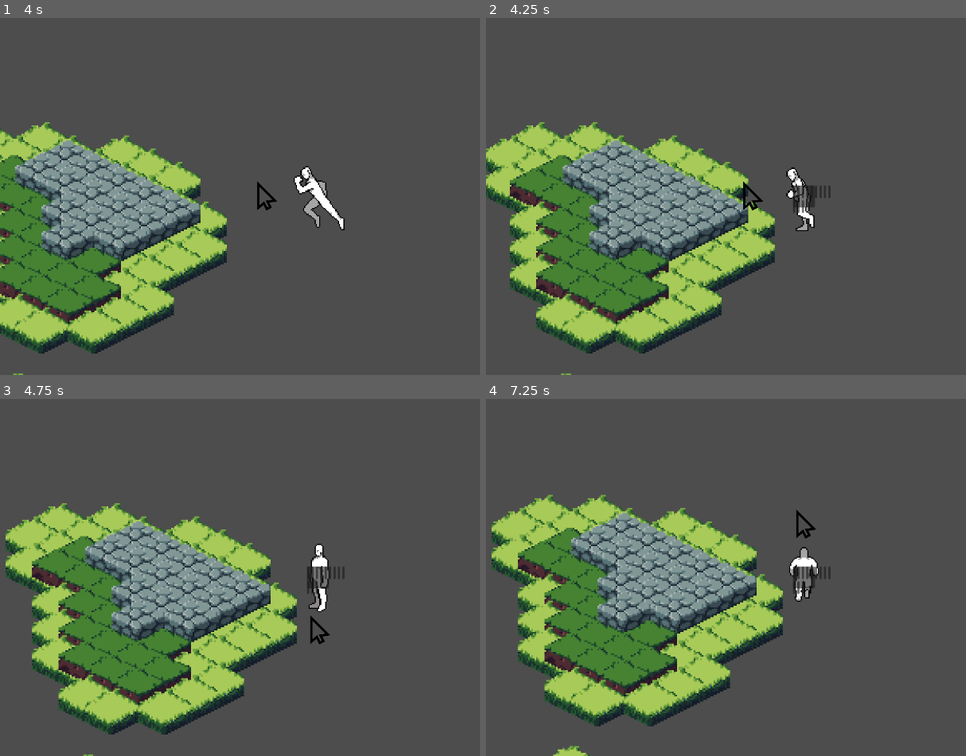
Above: before the commit, frames 1-4 (two rows, left to right).
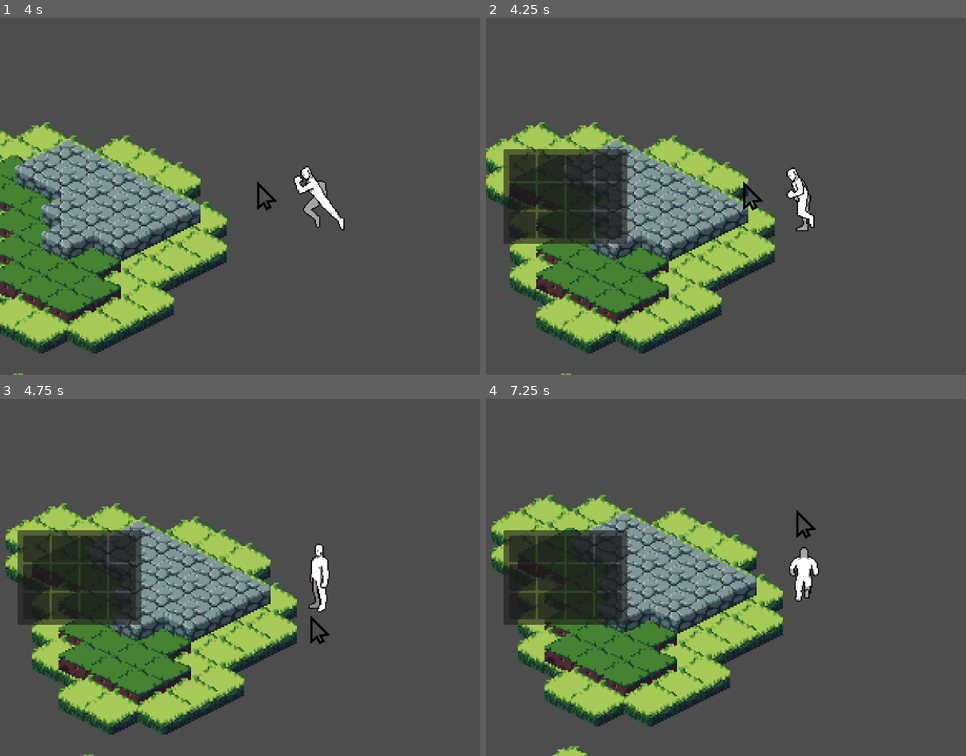
Above: after the commit, the same moments.

Repository: CheapSellsword/the-last-harvest-project
Game: Godot game, scene res://scenes/game/game.tscn
Two runs of this game, one before a commit and one after it. Both use one fixed random seed, a clock stepped at 60 frames per second and the inputs below.
Inputs (mouse positions are in pixels of both pictures, inside the frame that each line leads up to):
- Up to frame 1 (4 s): tap Enter (ui_accept) at 0.5, 0.77, 2, 3.5, 3.77 s; move the mouse to (456, 178) at 0.52 s; hold Right (ui_right) 0.53-1.25 s; click (456, 178) at 0.67 s; drag from (192, 214) to (288, 267) at 1.27 s; move the mouse to (384, 117) at 2.02 s; hold Right (ui_right) 2.03-2.75 s; click (384, 117) at 2.17 s; drag from (288, 267) to (129, 142) at 2.77 s; move the mouse to (outside the picture) at 3.52 s; hold Left (ui_left) from 3.53 s (still down); click (outside the picture) at 3.67 s
- Up to frame 2 (4.25 s): keep holding Left (ui_left); tap I (toggle_inventory) at 4.15 s
- Up to frame 3 (4.75 s): release Left (ui_left) at 4.25 s; drag from (129, 523) to (220, 488) at 4.27 s
- Up to frame 4 (7.25 s): tap Enter (ui_accept) at 5, 6.5, 6.77 s; move the mouse to (836, 577) at 5.02 s; hold Down (ui_down) 5.03-5.75 s; click (836, 577) at 5.17 s; drag from (706, 488) to (678, 595) at 5.77 s; move the mouse to (942, 559) at 6.52 s; hold Up (ui_up) from 6.53 s (still down); click (942, 559) at 6.67 s

Frame 1 is identical in both runs. In frame 2, 6.9% of the frame differs, in the area x 3-72%, y 36-64%; in frame 3, 6.9%; in frame 4, 6.9%.

Commit message:
fix inventory visuals

Diff:
--- a/scenes/ui/inventory_slot_view.tscn
+++ b/scenes/ui/inventory_slot_view.tscn
@@ -3,16 +3,17 @@
 [ext_resource type="Script" uid="uid://dp377ltilngum" path="res://scripts/view/ui/inventory_slot_view.gd" id="1_q2qw2"]
 
 [node name="InventorySlotView" type="PanelContainer"]
+custom_minimum_size = Vector2(48, 48)
 offset_right = 40.0
 offset_bottom = 40.0
 script = ExtResource("1_q2qw2")
 
 [node name="MarginContainer" type="MarginContainer" parent="."]
 layout_mode = 2
-theme_override_constants/margin_left = 2
-theme_override_constants/margin_top = 2
-theme_override_constants/margin_right = 2
-theme_override_constants/margin_bottom = 2
+theme_override_constants/margin_left = 4
+theme_override_constants/margin_top = 4
+theme_override_constants/margin_right = 4
+theme_override_constants/margin_bottom = 4
 
 [node name="IconTexture" type="TextureRect" parent="MarginContainer"]
 layout_mode = 2
--- a/scenes/ui/inventory_view.tscn
+++ b/scenes/ui/inventory_view.tscn
@@ -10,28 +10,28 @@
 anchor_bottom = 1.0
 grow_horizontal = 2
 grow_vertical = 2
+mouse_filter = 2
 script = ExtResource("1_a0dab")
 slot_scene = ExtResource("2_b4k3s")
 
-[node name="Panel" type="Panel" parent="."]
+[node name="Panel" type="PanelContainer" parent="."]
 layout_mode = 1
-anchors_preset = 8
-anchor_left = 0.5
+anchors_preset = 4
 anchor_top = 0.5
-anchor_right = 0.5
 anchor_bottom = 0.5
-offset_left = -20.0
+offset_left = 32.0
 offset_top = -20.0
-offset_right = 20.0
+offset_right = 72.0
 offset_bottom = 20.0
-grow_horizontal = 2
 grow_vertical = 2
 
 [node name="MarginContainer" type="MarginContainer" parent="Panel"]
-layout_mode = 0
-offset_right = 40.0
-offset_bottom = 40.0
+layout_mode = 2
+theme_override_constants/margin_left = 10
+theme_override_constants/margin_top = 10
+theme_override_constants/margin_right = 10
+theme_override_constants/margin_bottom = 10
 
 [node name="GridContainer" type="GridContainer" parent="Panel/MarginContainer"]
 layout_mode = 2
-columns = 9
+columns = 4
